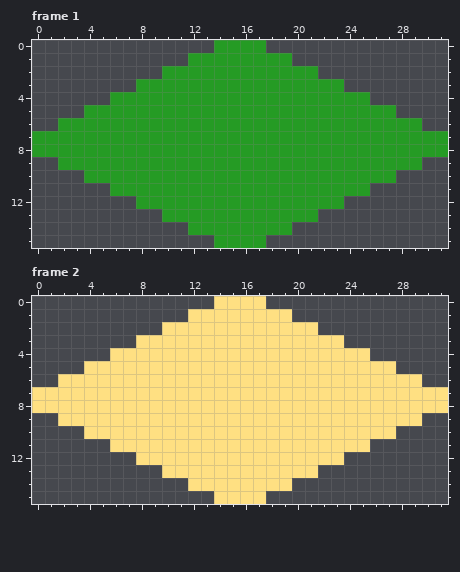
Pixel-art file, stored at res/img/tile1.aseprite. That is the earlier state.
32x16 pixels, 2 frames. Shown: frame 1, frame 2.
New version:
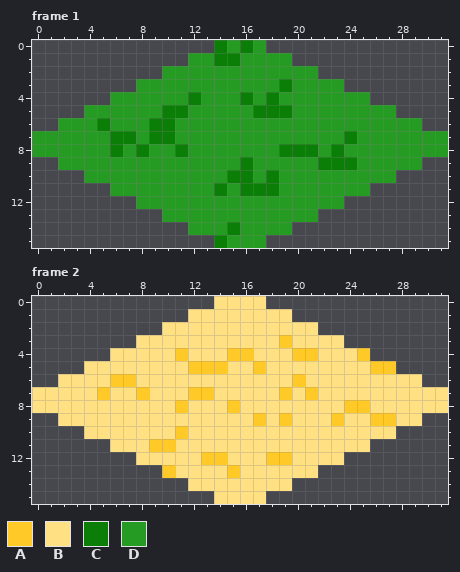
Palette (. is transparent): A #ffca28  B #ffe082  C #0a7e07  D #259b24
Difference:
Changed rows in their new state; - is an unchanged pixel.
Frame 1:
first column x 5:
 0 ---------C-C--------
 1 ---------CC---------
 3 --------------C-----
 4 -------C---C-C------
 5 -----CC-----CCC-----
 6 C---CC--------------
 7 -CC-CC-------------C
 8 -C-C--C-------CCC-C-
 9 -----------C-----CCC
10 ----------CC-C------
11 ---------C-CCC------
14 ----------C---------
15 ---------C----------
Frame 2:
first column x 5:
 3 --------------A--------
 4 ------A---AA---AA---A--
 5 -------AAA--A--------AA
 6 -AA------------A-------
 7 A--A---AA-----A-A------
 8 ------A---A--------AA--
 9 ------------A-A---A--AA
10 ------A----------------
11 ----AA-----------------
12 --------AA---AA--------
13 -----A----A------------
Where, in picture pixels (left, top, right, bottom), the same in both pictures:
changed: (97, 40, 357, 248)
changed: (97, 335, 396, 478)
